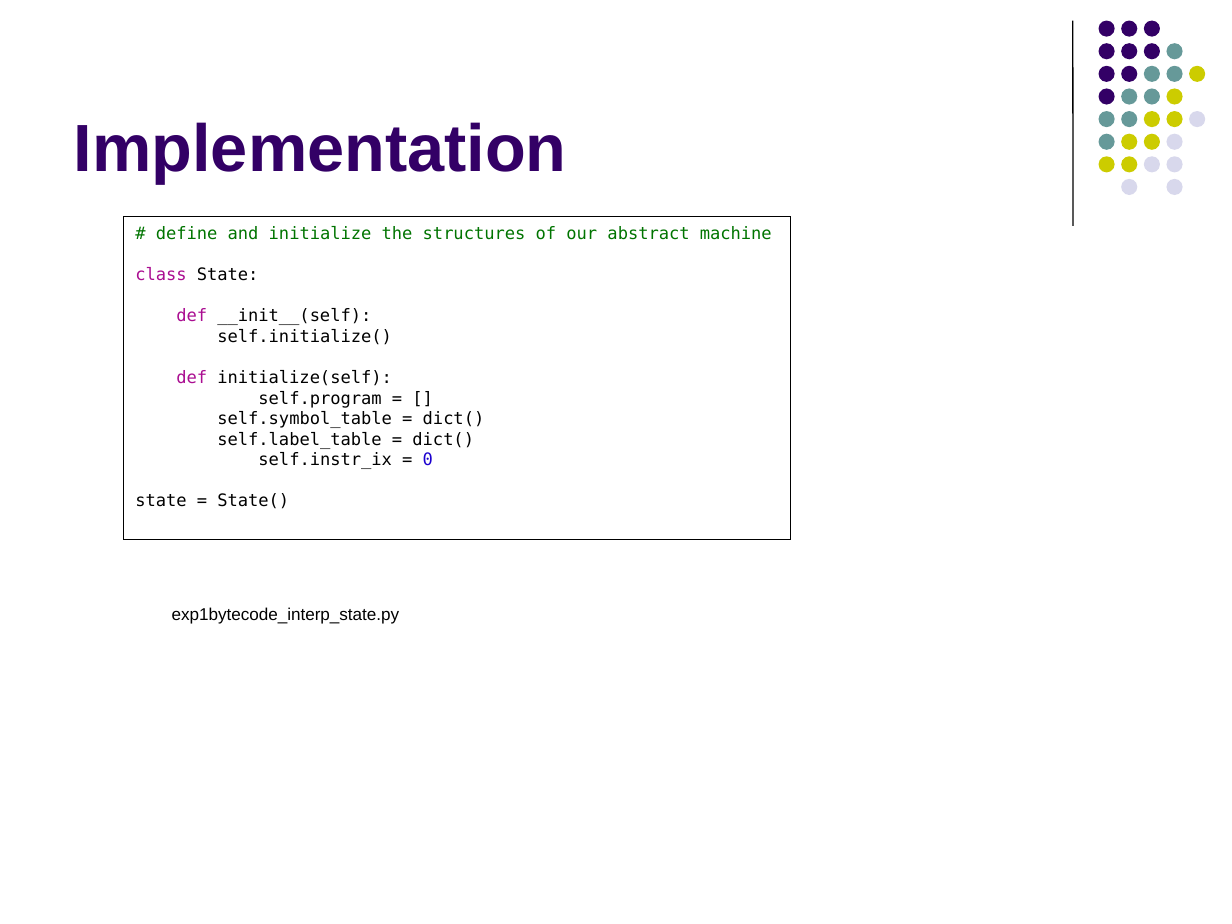
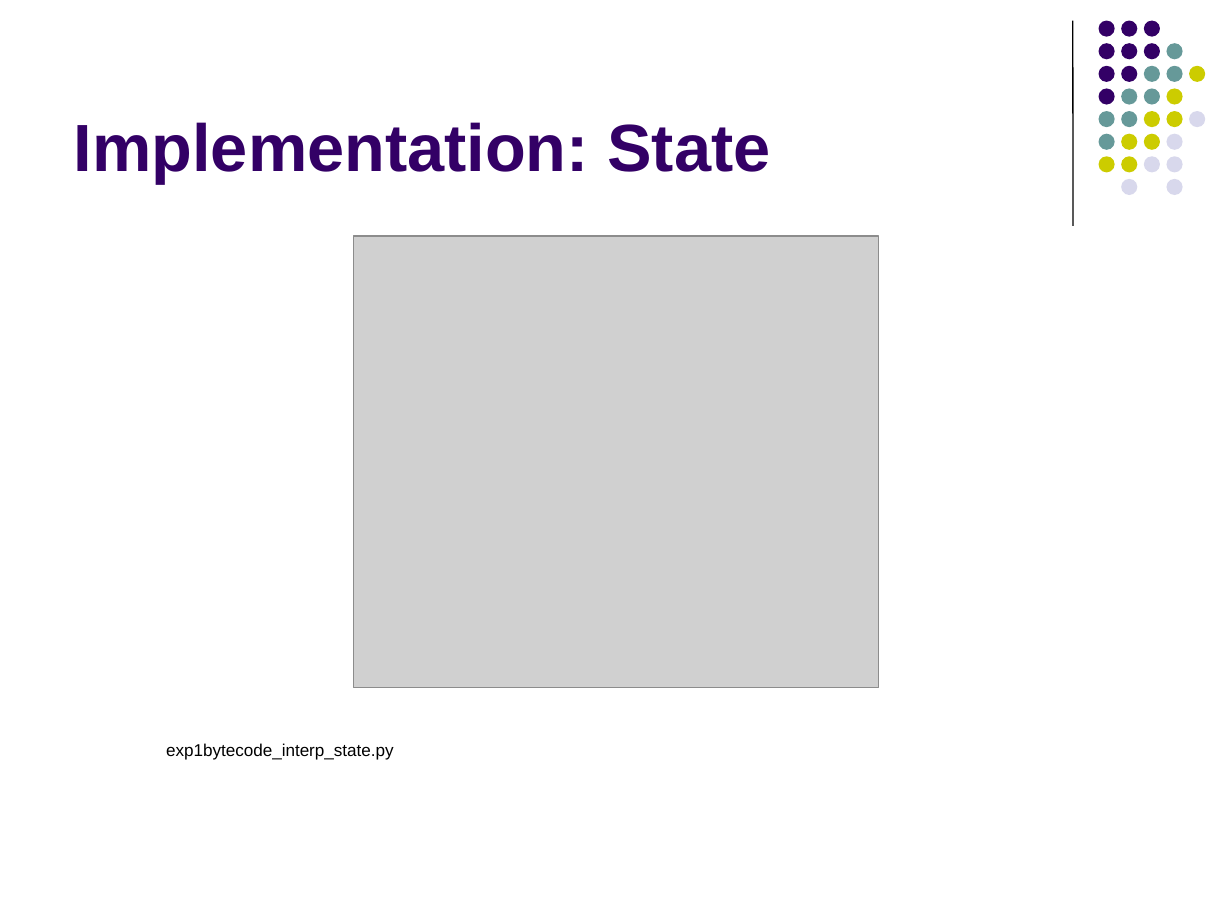
Before and after one commit to lutzhamel/CSC402, a slide deck: slide 45 of notes/csc402-ln005.pptx (slide 47 before the commit). Drawn at 1232x924 pixels with LibreOffice and Linux fonts; fonts in the diff are those of the drawing; grey boxes stand for pictures. Boxes give left, top, right and bottom in pixels: in the first picture for what was removed or moved away, otherwise in the second. Text is boxed around its words. In the diff, an @@ line names an element or a change of style, - is before the commit and + after.

```diff
--- a/notes/csc402-ln005.pptx
+++ b/notes/csc402-ln005.pptx
@@ title at [74,122,770,183]: text changed @@
-Implementation
+Implementation: State
@@ rectangle removed at [123,217,791,541] @@
-# define and initialize the structures of our abstract machine
-class State:
-def __init__(self):
-self.initialize()
-def initialize(self):
-self.program = []
-self.symbol_table = dict()
-self.label_table = dict()
-self.instr_ix = 0
-state = State()
@@ picture added at [354,237,878,689] @@
@@ text "exp1bytecode_interp_state.py": place and size @@
-text "exp1bytecode_interp_state.py" at [172,607,400,624]
+text "exp1bytecode_interp_state.py" at [166,743,394,760]
```
Also in this commit, not shown: 10 other slides changed, 10 slides added, 9 slides removed, 3 other files.
